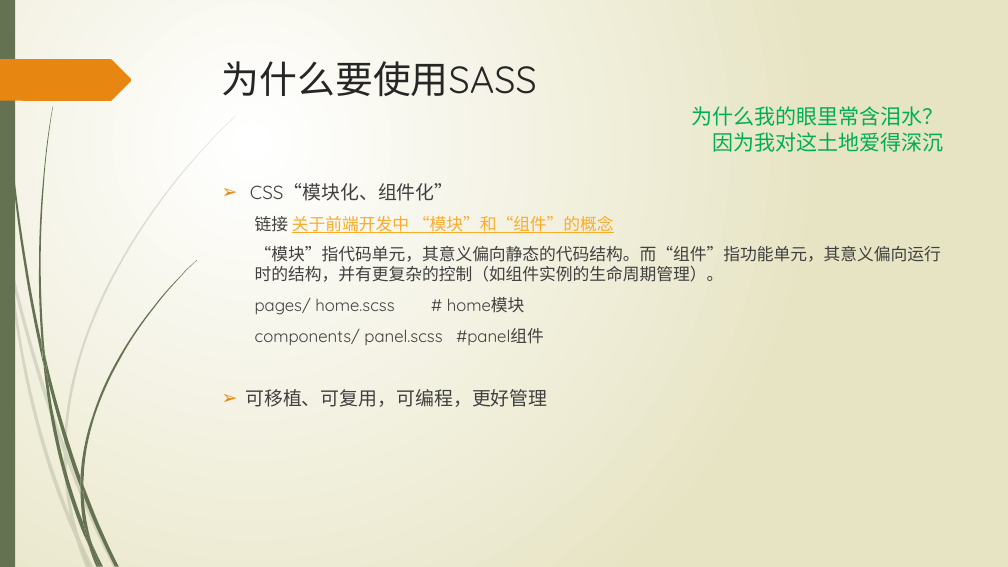
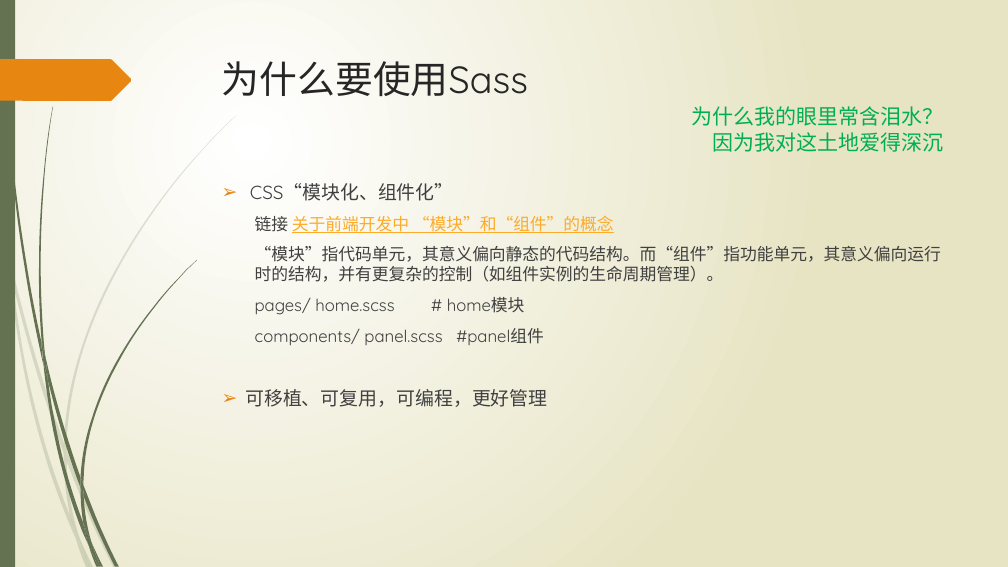
Before and after one commit to wangweihui/sassdemo, a slide deck: slide 5 of SASS愈行愈远.pptx. Drawn at 1008x567 pixels with LibreOffice and Linux fonts; fonts in the diff are those of the drawing. Boxes give left, top, right and bottom in pixels: in the first picture for what was removed or moved away, otherwise in the second. Text is boxed around its words. In the diff, an @@ line names an element or a change of style, - is before the commit and + after.

```diff
--- a/SASS愈行愈远.pptx
+++ b/SASS愈行愈远.pptx
@@ title at bbox=[222, 61, 528, 96]: text changed @@
-为什么要使用SASS
+为什么要使用Sass
```
Also in this commit, not shown: 5 other slides changed, 1 slide added.
